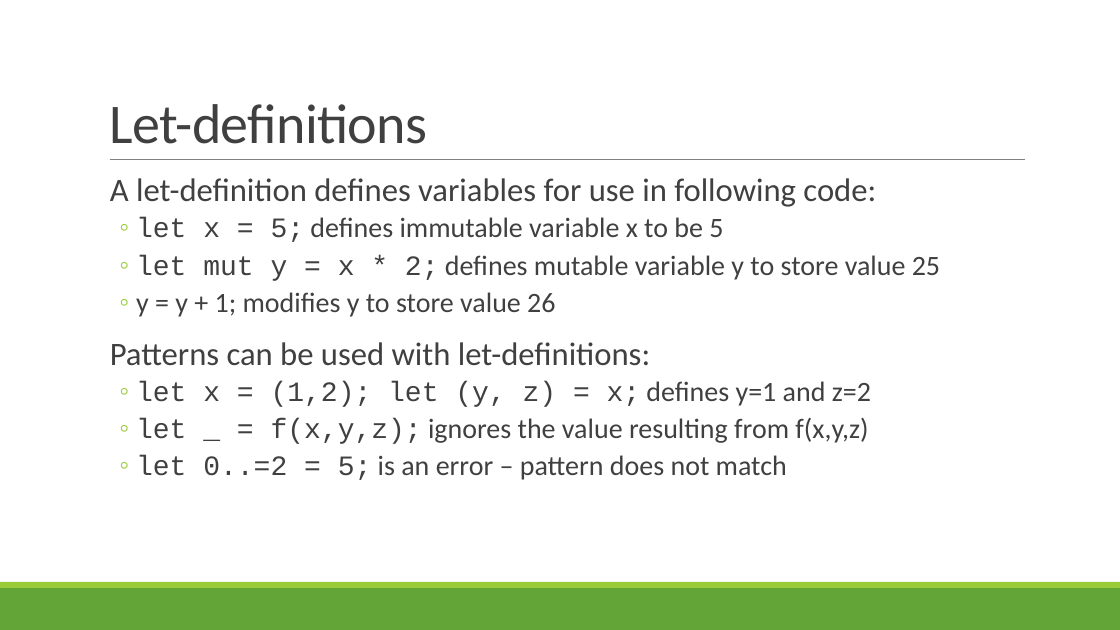
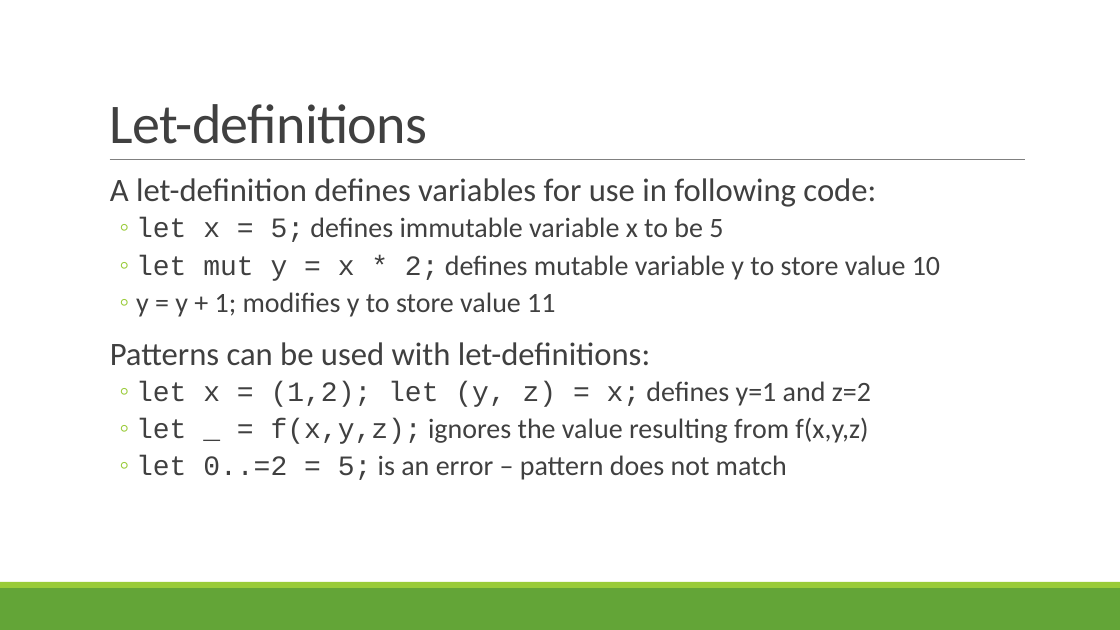
Before and after one commit to rbohrer/pl-course, a slide deck: slide 31 of LectureSlides/02Rust.pptx. Drawn at 1120x630 pixels with LibreOffice and Linux fonts; fonts in the diff are those of the drawing. Boxes give left, top, right and bottom in pixels: in the first picture for what was removed or moved away, otherwise in the second. Text is boxed around its words. In the diff, an @@ line names an element or a change of style, - is before the commit and + after.

```diff
--- a/LectureSlides/02Rust.pptx
+++ b/LectureSlides/02Rust.pptx
@@ text at (136,255,940,317): text changed @@
-  ◦ let mut y = x * 2; defines mutable variable y to store value 25
-  ◦ y = y + 1; modifies y to store value 26
+  ◦ let mut y = x * 2; defines mutable variable y to store value 10
+  ◦ y = y + 1; modifies y to store value 11
```
Also in this commit, not shown: 1 other slide changed.
